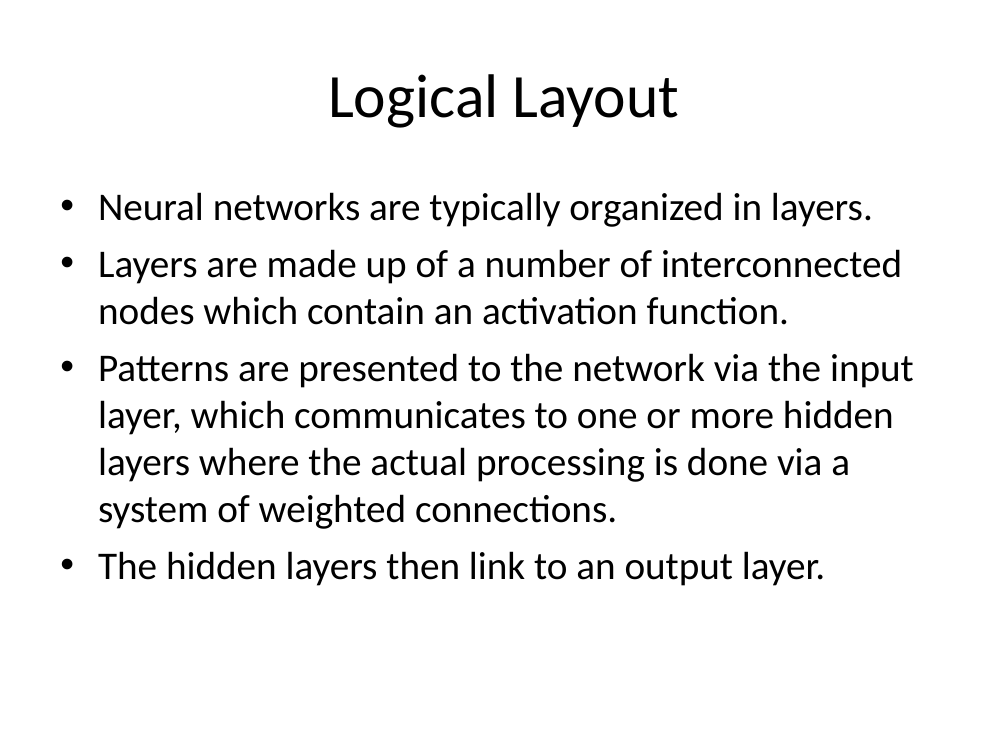
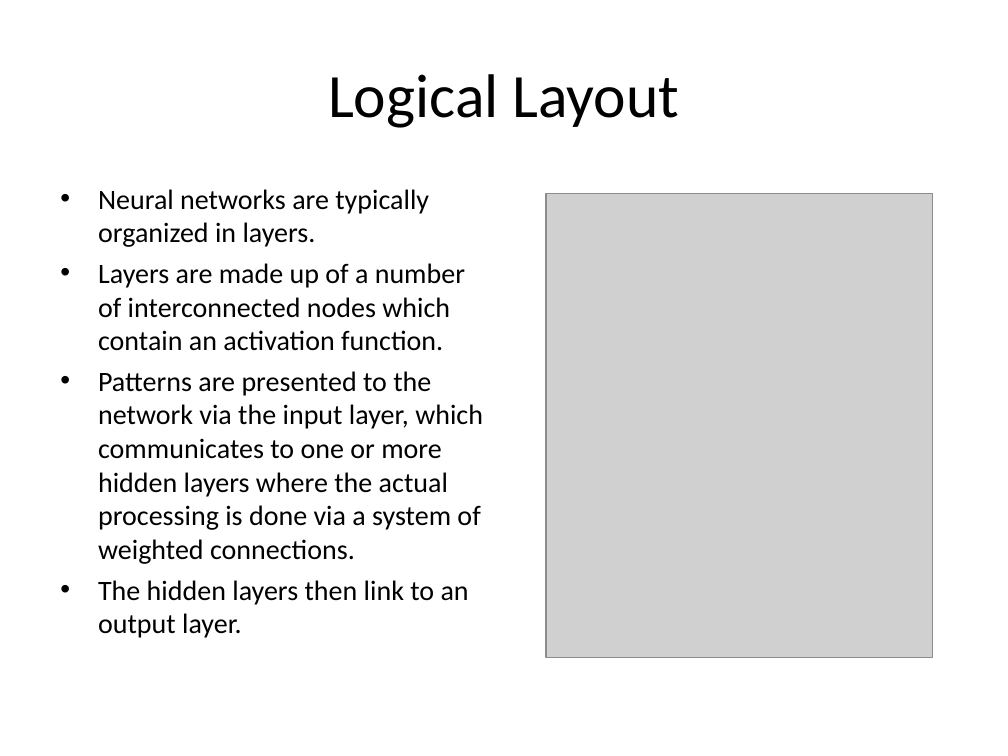
Before and after one commit to mazzas/School, a slide deck: slide 5 of SE4910/Project/Neural Network Toolbox.ppt. Drawn at 1008x756 pixels with LibreOffice and Linux fonts; fonts in the diff are those of the drawing; grey boxes stand for pictures. Boxes give left, top, right and bottom in pixels: in the first picture for what was removed or moved away, otherwise in the second. Text is boxed around its words. In the diff, an @@ line names an element or a change of style, - is before the commit and + after.

```diff
--- a/SE4910/Project/Neural Network Toolbox.ppt
+++ b/SE4910/Project/Neural Network Toolbox.ppt
@@ text "Neural networks are typically organized ..." at [98,189,483,638]: size 28 to 20 pt; less space between paragraphs @@
@@ picture added at [546,194,932,658] @@
```
Also in this commit, not shown: 1 other slide changed, 3 slides added, 3 slides removed.
